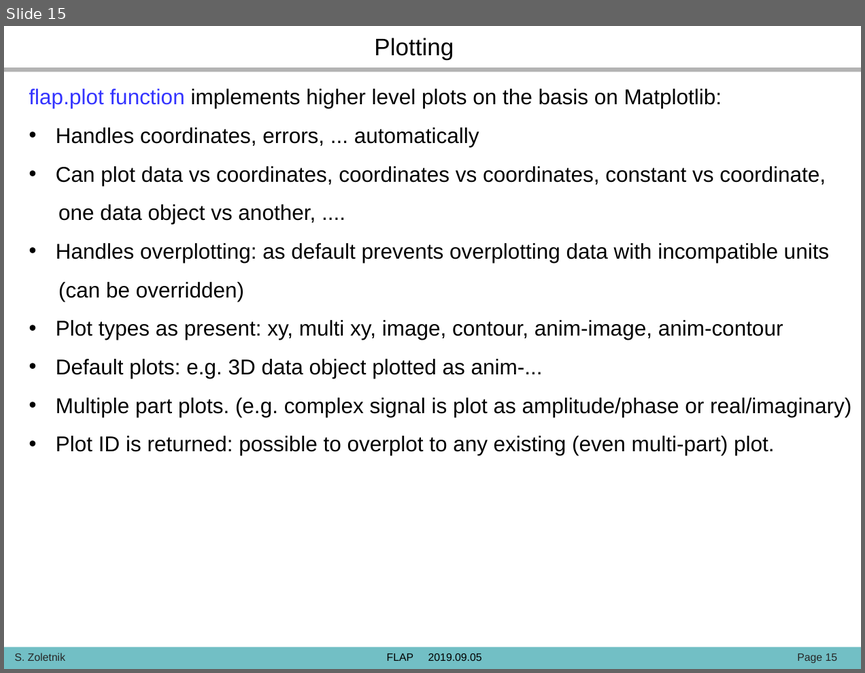
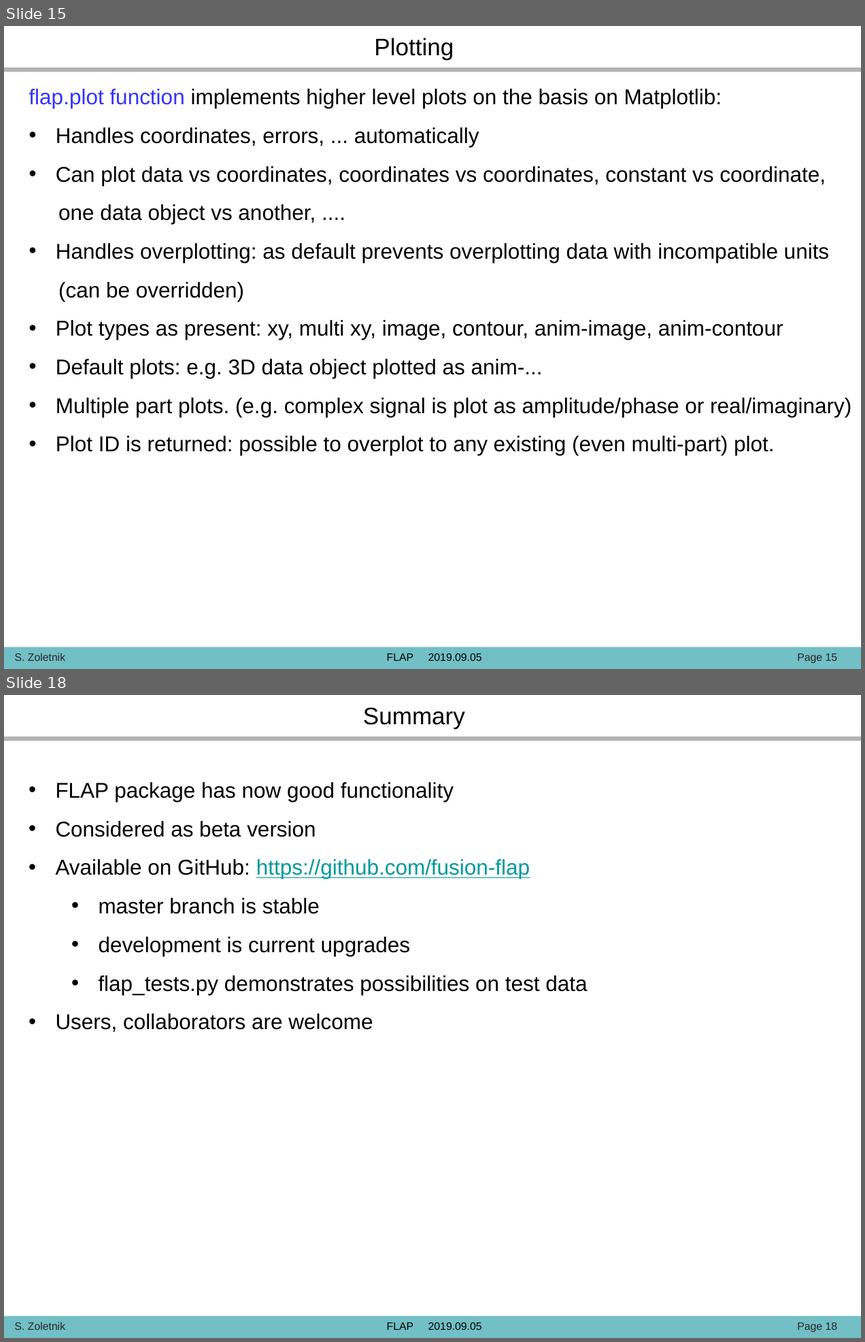
Before and after one commit to fusion-flap/flap, a slide deck: docs/FLAP_presentation_190905.pptx. Shown one above the other, each under a label of ours: slide 15 before the commit, slides 15 and 18 after it; the slides between them are not shown. The pictures are 865x673 and 865x1342 pixels, drawn with LibreOffice and Linux fonts; fonts in the diff are those of the drawing; background and template pictures are left out. Boxes give left, top, right and bottom in pixels: in the first picture for what was removed or moved away, otherwise in the second. Text is boxed around its words. In the diff, an @@ line names an element or a change of style, - is before the commit and + after.

```diff
--- a/docs/FLAP_presentation_190905.pptx
+++ b/docs/FLAP_presentation_190905.pptx
@@ slide 18 added at (x1=4, y1=695, x2=861, y2=1338), background #FFFFFF; not listed: 3 template elements that a slide beside it also shows @@
@@ text added at (x1=363, y1=707, x2=465, y2=729), 20 pt, text #000000 @@
+Summary
@@ text added at (x1=56, y1=782, x2=587, y2=1032), 18 pt, text #000000 @@
+• FLAP package has now good functionality
+• Considered as beta version
+• Available on GitHub: https://github.com/fusion-flap
+  • master branch is stable
+  • development is current upgrades
+  • flap_tests.py demonstrates possibilities on test data
+• Users, collaborators are welcome
@@ line added from (184, 834) to (184, 834), #B6DCDF 0.75 pt @@
```
Also in this commit, not shown: 7 slides changed, 2 other slides added, 2 other files.
